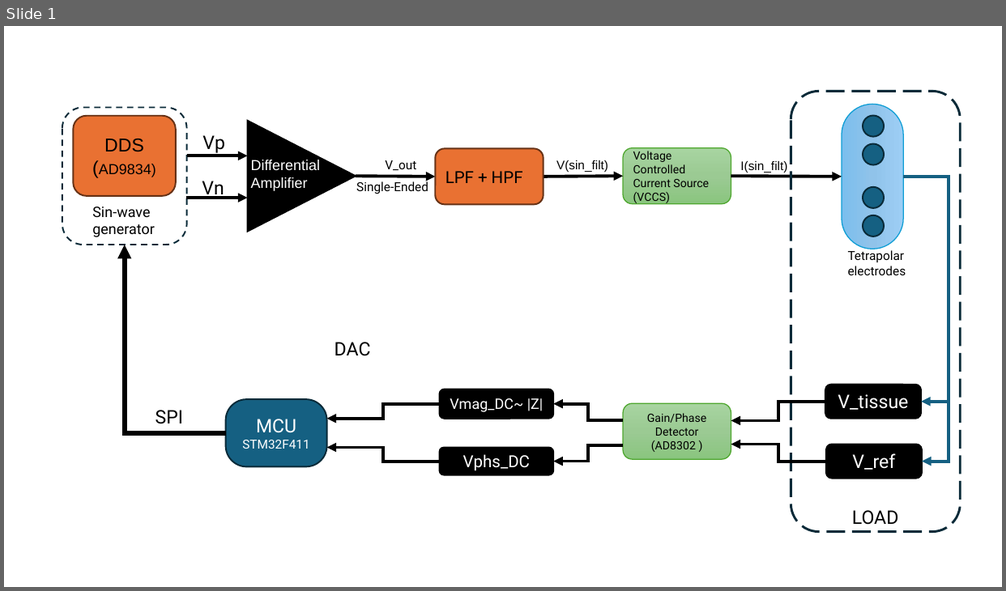
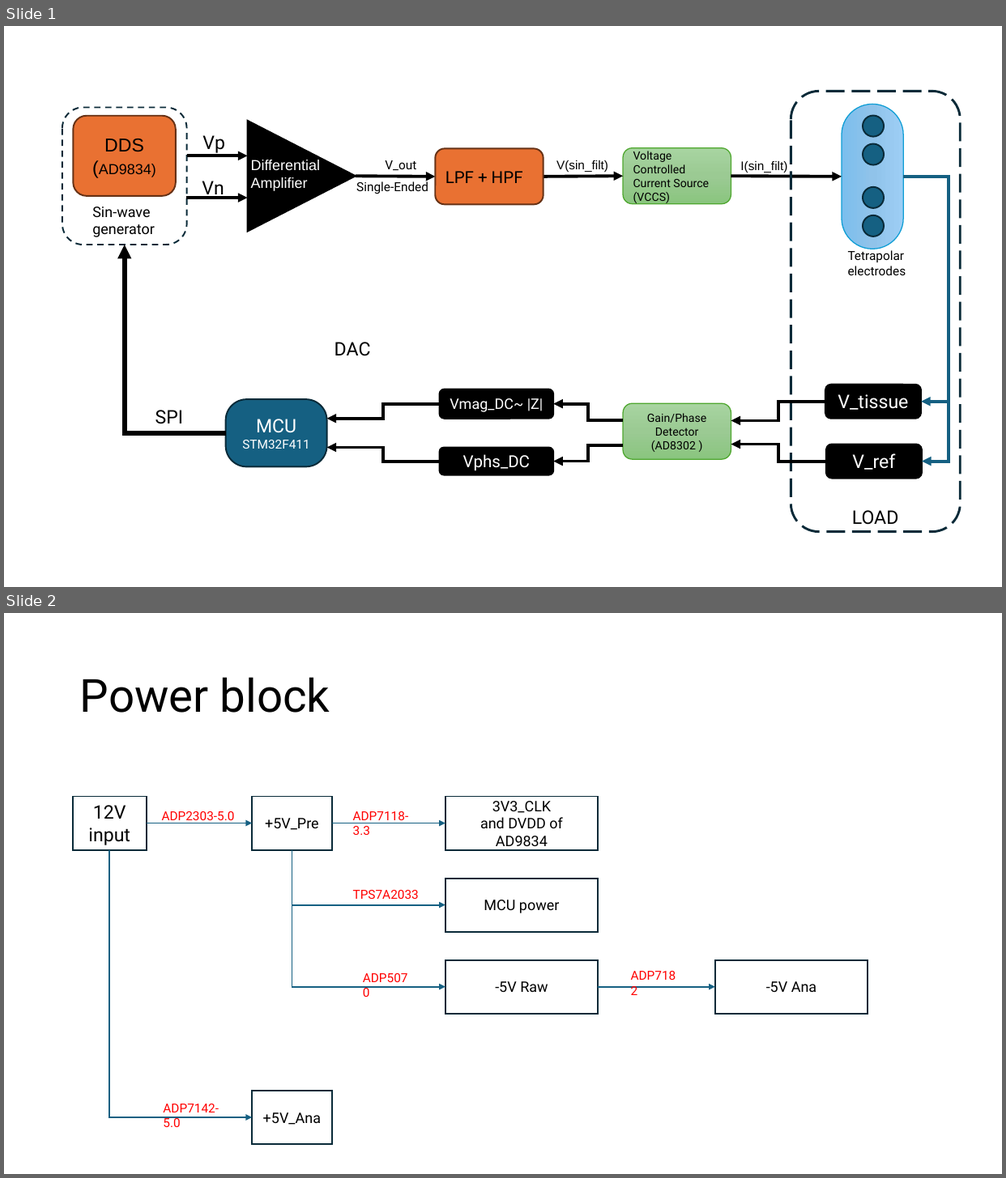
Before and after one commit to vtmkhoi/Muscular-Atrophy-Measurement-System, a slide deck: docs/meetings/Chart.pptx. Shown one above the other, each under a label of ours: slide 1 before the commit, slides 1 and 2 after it. The pictures are 1006x591 and 1006x1178 pixels, drawn with LibreOffice and Linux fonts; fonts in the diff are those of the drawing. Boxes give left, top, right and bottom in pixels: in the first picture for what was removed or moved away, otherwise in the second. Text is boxed around its words. In the diff, an @@ line names an element or a change of style, - is before the commit and + after.

```diff
--- a/docs/meetings/Chart.pptx
+++ b/docs/meetings/Chart.pptx
@@ slide 2 added at (x1=4, y1=613, x2=1002, y2=1174), background #FFFFFF @@
@@ title added at (x1=80, y1=677, x2=330, y2=713), 44 pt, text #000000 @@
+Power block
@@ rectangle added at (x1=73, y1=796, x2=147, y2=850), outline #092A39 1.5 pt, 18 pt, text #000000 @@
+12V input
@@ rectangle added at (x1=252, y1=796, x2=332, y2=850), outline #092A39 1.5 pt, 14 pt, text #000000 @@
++5V_Pre
@@ rectangle added at (x1=445, y1=796, x2=599, y2=850), outline #092A39 1.5 pt, 14 pt, text #000000 @@
+3V3_CLK
+and DVDD of AD9834
@@ arrow added from (147, 824) to (252, 824), #156082 1.5 pt @@
@@ text added at (x1=162, y1=811, x2=235, y2=824), 12 pt, text #FF0000 @@
+ADP2303-5.0
@@ arrow added from (332, 824) to (445, 824), #156082 1.5 pt @@
@@ text added at (x1=353, y1=811, x2=409, y2=835), 12 pt, text #FF0000 @@
+ADP7118-3.3
@@ elbow arrow added from (109, 850) to (252, 1118), #156082 1.5 pt @@
@@ elbow arrow added from (292, 850) to (445, 905), #156082 1.5 pt @@
@@ elbow arrow added from (292, 850) to (445, 987), #156082 1.5 pt @@
@@ rectangle added at (x1=445, y1=879, x2=599, y2=933), outline #092A39 1.5 pt, 14 pt, text #000000 @@
+MCU power
@@ text added at (x1=353, y1=890, x2=419, y2=899), 12 pt, text #FF0000 @@
+TPS7A2033
@@ text added at (x1=355, y1=966, x2=422, y2=989), 12 pt, text #FF0000 @@
+ADP5070
@@ rectangle added at (x1=445, y1=960, x2=599, y2=1014), outline #092A39 1.5 pt, 14 pt, text #000000 @@
+-5V Raw
@@ text added at (x1=623, y1=964, x2=690, y2=986), 12 pt, text #FF0000 @@
+ADP7182
@@ rectangle added at (x1=715, y1=960, x2=868, y2=1014), outline #092A39 1.5 pt, 14 pt, text #000000 @@
+-5V Ana
@@ arrow added from (599, 987) to (715, 987), #156082 1.5 pt @@
@@ rectangle added at (x1=252, y1=1092, x2=332, y2=1145), outline #092A39 1.5 pt, 14 pt, text #000000 @@
++5V_Ana
@@ text added at (x1=163, y1=1104, x2=219, y2=1127), 12 pt, text #FF0000 @@
+ADP7142-5.0
```
Also in this commit, not shown: 1 other file.
